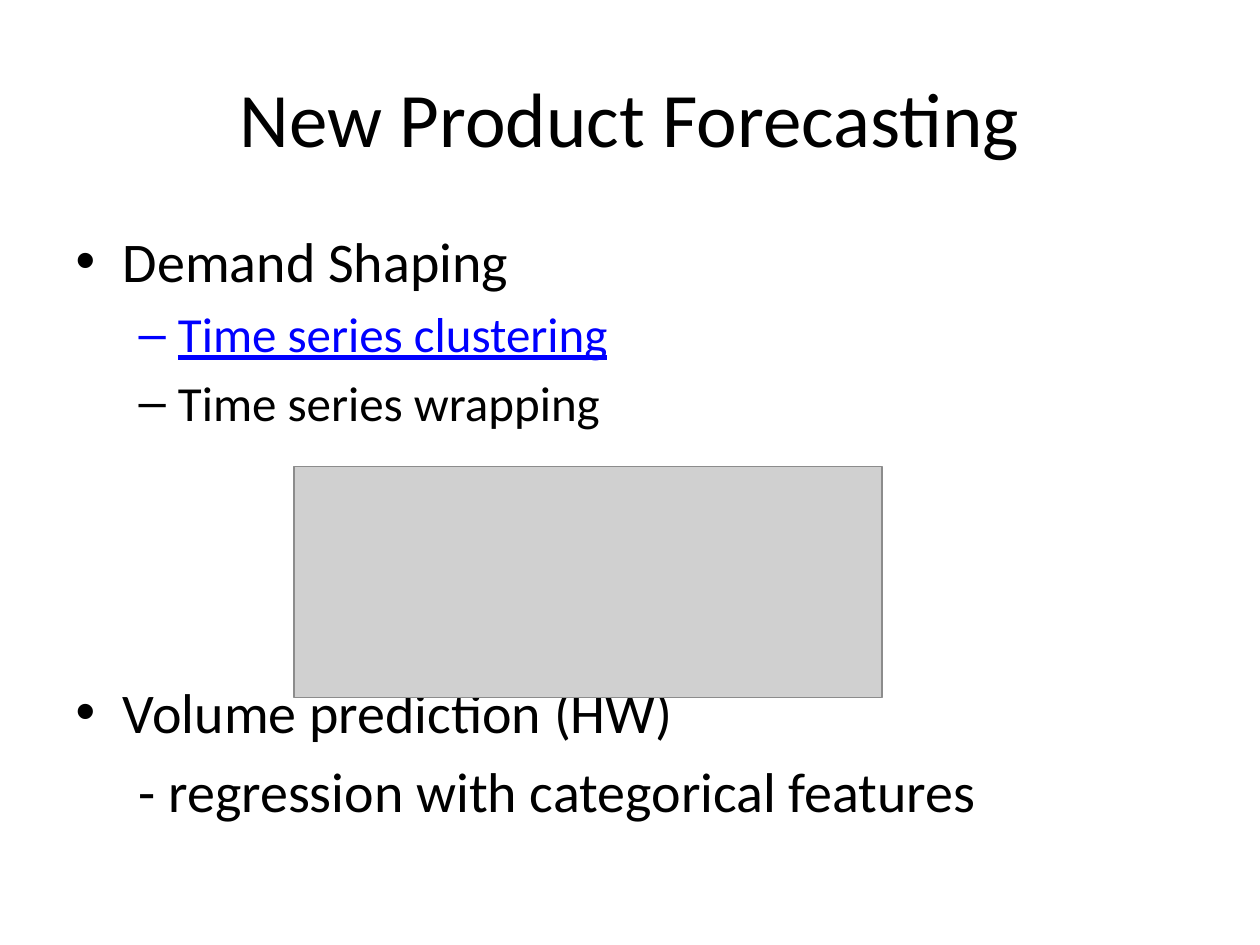
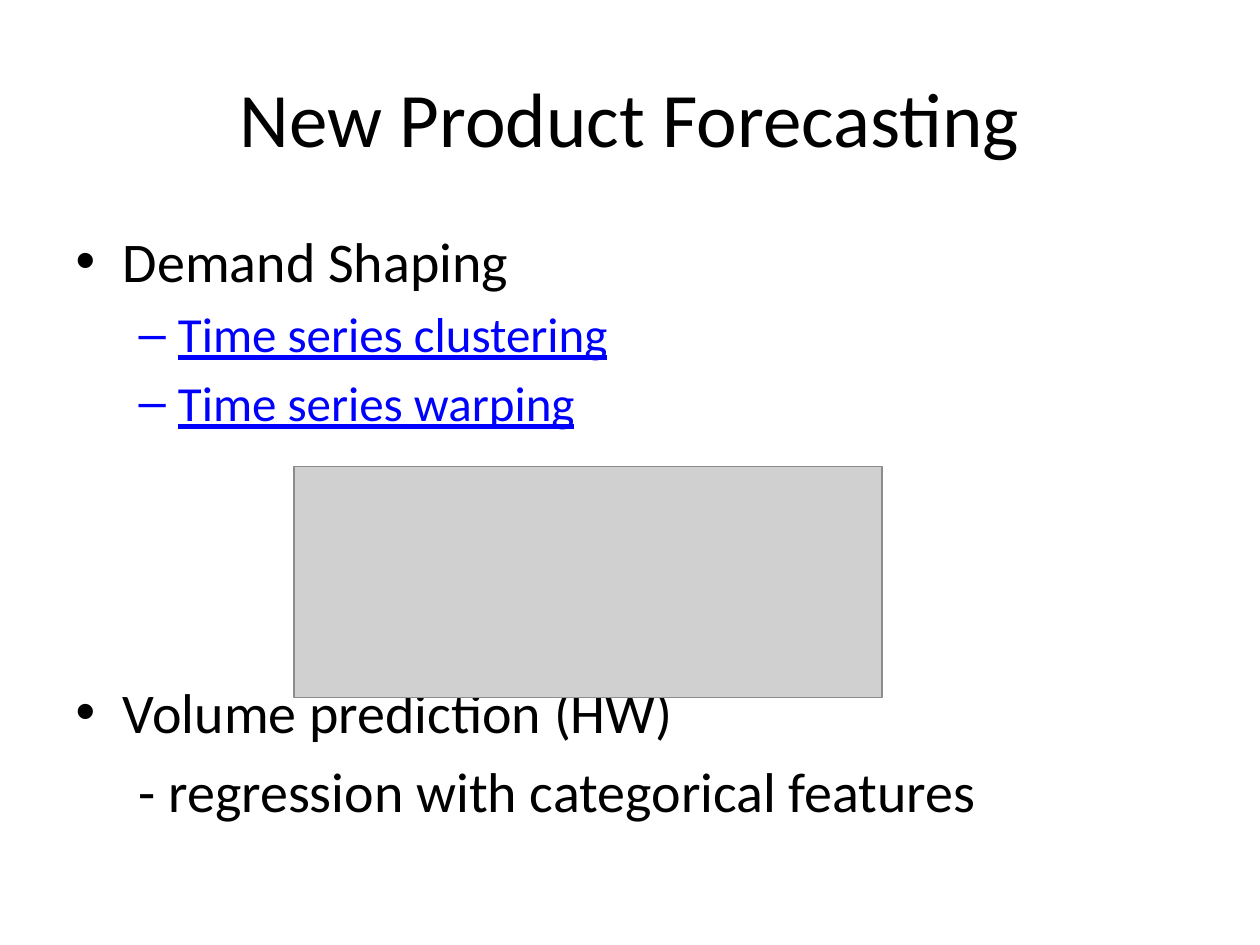
Before and after one commit to ml-mipt/ml-mipt-part2, a slide deck: slide 24 of 2016/seminars/sem09_retail_tsf_ml/seminar_10_v2.pptx. Drawn at 1260x945 pixels with LibreOffice and Linux fonts; fonts in the diff are those of the drawing; grey boxes stand for pictures. Boxes give left, top, right and bottom in pixels: in the first picture for what was removed or moved away, otherwise in the second. Text is boxed around its words. In the diff, an @@ line names an element or a change of style, - is before the commit and + after.

```diff
--- a/2016/seminars/sem09_retail_tsf_ml/seminar_10_v2.pptx
+++ b/2016/seminars/sem09_retail_tsf_ml/seminar_10_v2.pptx
@@ text at box(178, 387, 575, 430): text changed; text colour #000000 to #0000FF @@
-  – Time series wrapping
+  – Time series warping
```
Also in this commit, not shown: 6 other slides changed, 1 other file.
